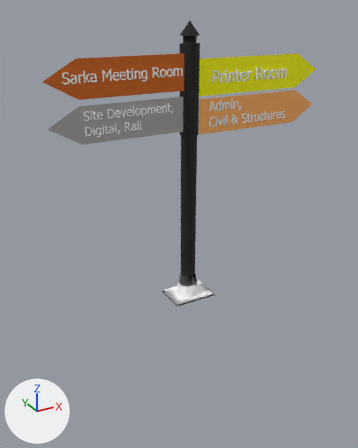
A saved change to the COLLADA model examples/go.dae.
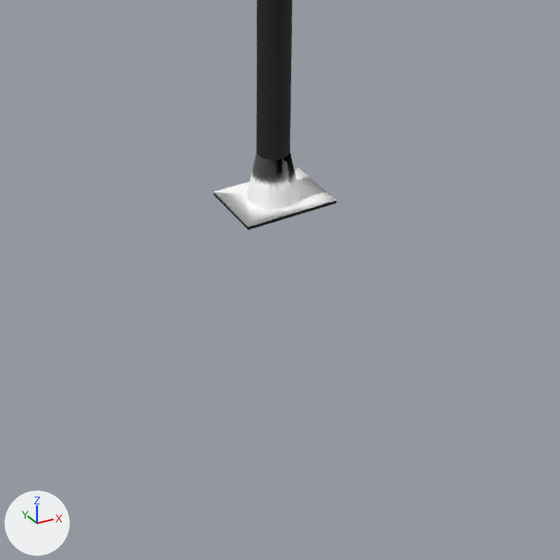
Each version is shown whole from a camera (50 mm lens) standing at (-0.834, -1.532, 1.143) and looking at (0.087, 0.142, 0.306), then close up on the part from 20% to 87% of the width and 46% to 100% of the height. The axes (+X, +Y, +Z) are drawn at lower left. The lights are the same throughout. Where no turn or scale is listed for an object, it has been applied to the vertices. Vertices at the same position are counted once.

The scene before the commit, as lines of its bpy script (objects in view):
```python
me_sketchup = bpy.data.meshes.new('SketchUp')
me_sketchup.from_pydata(...)  # 261 vertices, 582 faces; spans x -0.441..0.686, y 0.009..0.145, z 0.0..1.097
# faces by material slot: [269, 307, 3, 3]
me_sketchup.materials.append(mat_material)  # white #ffffff
me_sketchup.materials.append(mat_color_008)  # black #1e1e1e
me_sketchup.materials.append(mat_color_e01)  # yellow #ffff00
me_sketchup.materials.append(mat_0041_chocolate)  # orange #d2691e
ob_sketchup = bpy.data.objects.new('SketchUp', me_sketchup)
ob_sketchup.location = (0.0, 0.0, 0.0)
```
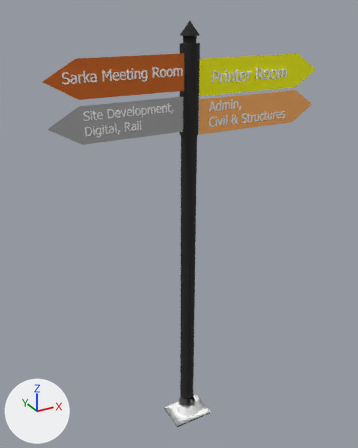
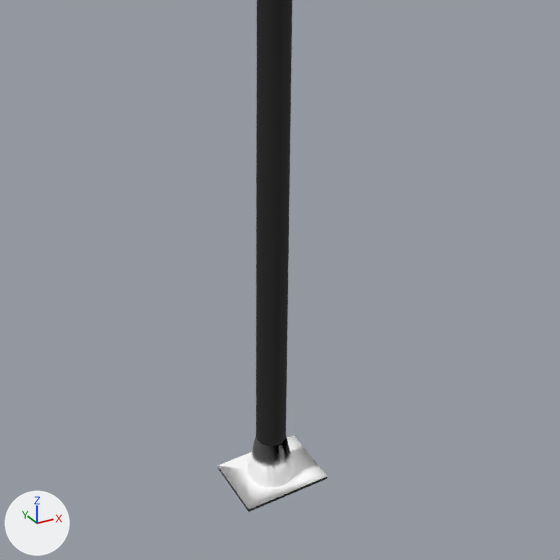
The newer file is also turned or shifted as a whole; pictures and numbers use the older file's frame.

Changed parts and their boxes (x1, y1, x2, y2) in the close-ups (560 x 560 px):
'SketchUp', reshaped: before (213, 0, 337, 230); after (218, 0, 327, 512)

What changed in the scene script:
```text
Change me_sketchup:
    where me_sketchup.from_pydata(...)  # 261 vertices, 582 faces; spans x -0.441..0.686, y 0.009..0.145, z 0.0..1.097
    used by ob_sketchup; location = (0.0, 0.0, 0.0)
    me_sketchup part 1: all 58 vertices in x 0.005..0.191, y 0.009..0.145, z 0.0..0.098 are moved by (0.0, 0.0, -0.667)
```
